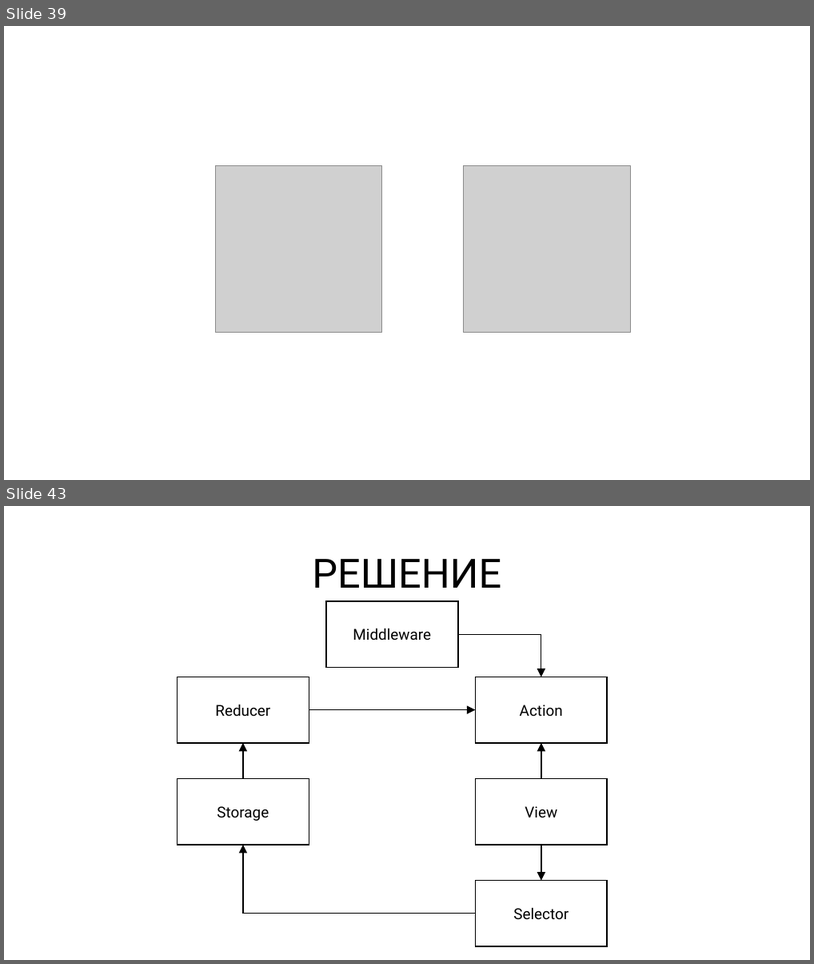
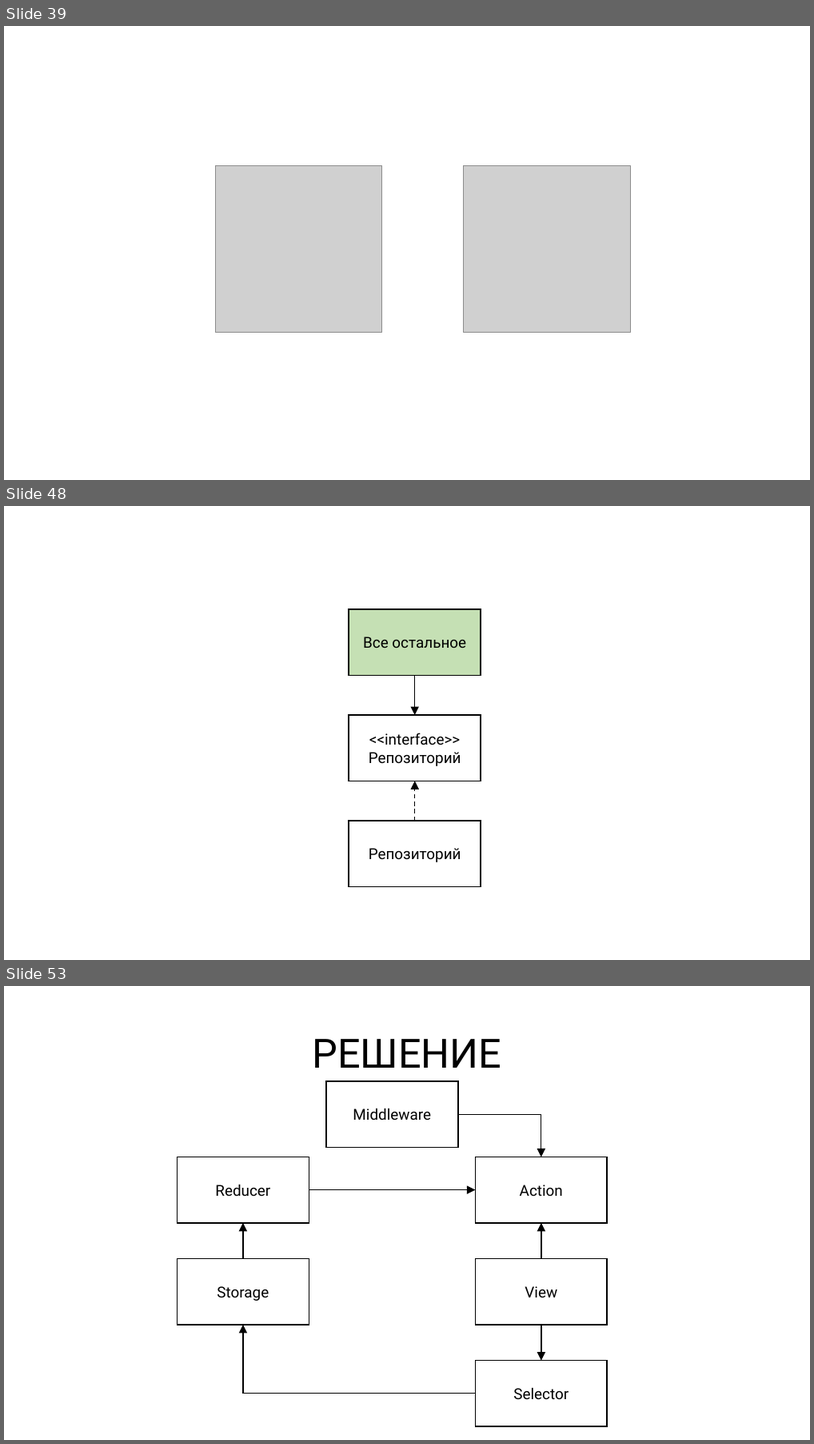
Before and after one commit to rkhaimov/brain-gym, a slide deck: Презентация.pptx. Shown one above the other, each under a label of ours: slides 39 and 43 before the commit, slides 39, 48 and 53 after it; the slides between them are not shown. The pictures are 814x964 and 814x1444 pixels, drawn with LibreOffice and Linux fonts; fonts in the diff are those of the drawing; grey boxes stand for pictures. Boxes give left, top, right and bottom in pixels: in the first picture for what was removed or moved away, otherwise in the second. Text is boxed around its words. In the diff, an @@ line names an element or a change of style, - is before the commit and + after.

```diff
--- a/Презентация.pptx
+++ b/Презентация.pptx
@@ slide 48 added at bbox=[4, 506, 810, 960], background #FFFFFF @@
@@ rectangle added at bbox=[349, 609, 481, 676], fill #C5E0B4, outline #000000 1.5 pt, 18 pt, text #000000 @@
+Все остальное
@@ elbow arrow added from (415, 676) to (415, 715), #000000 1.25 pt @@
@@ rectangle added at bbox=[349, 715, 481, 780], fill #FFFFFF, outline #000000 1.5 pt, 18 pt, text #000000 @@
+<<interface>>
+Репозиторий
@@ elbow arrow added from (415, 820) to (415, 780), #000000 1.25 pt dashed @@
@@ rectangle added at bbox=[349, 820, 481, 887], fill #FFFFFF, outline #000000 1.5 pt, 18 pt, text #000000 @@
+Репозиторий
@@ what was slide 43 is now slide 53 @@
```
Also in this commit, not shown: 9 slides changed, 17 other slides added, 8 slides removed, 1 other file.
